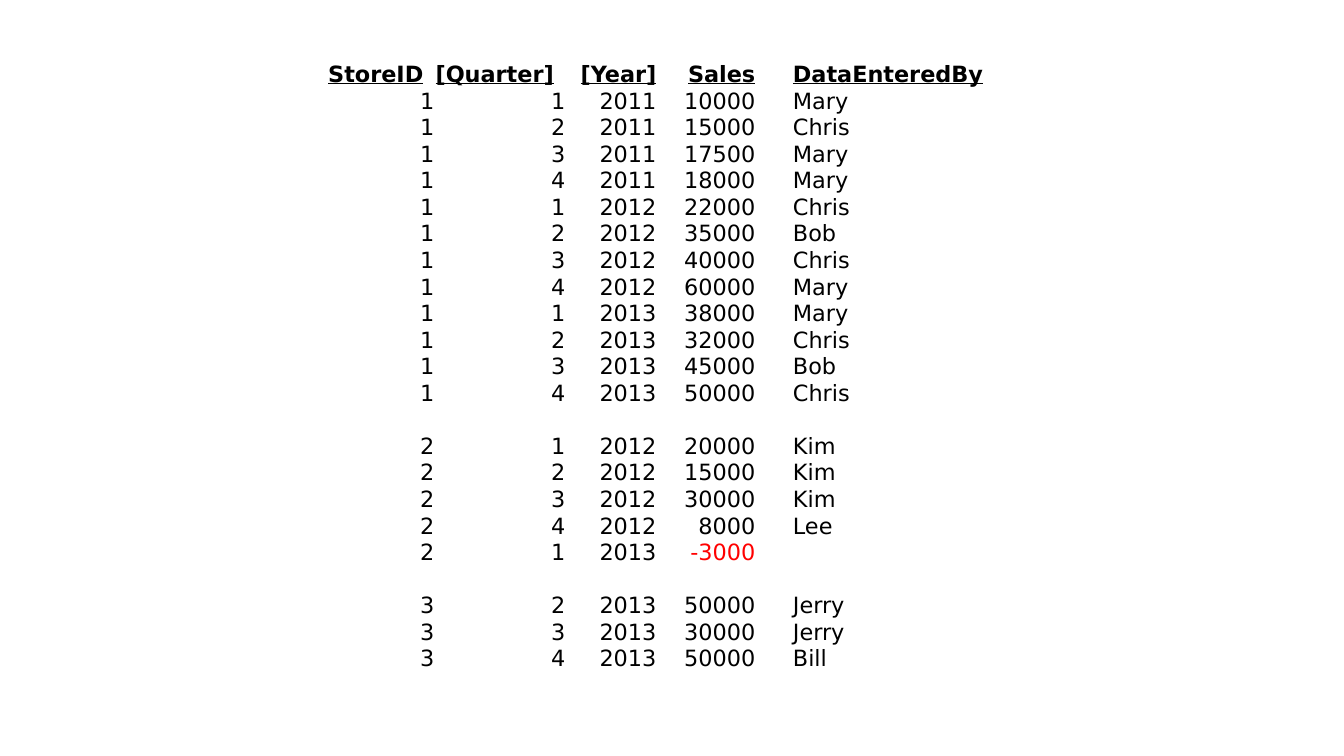
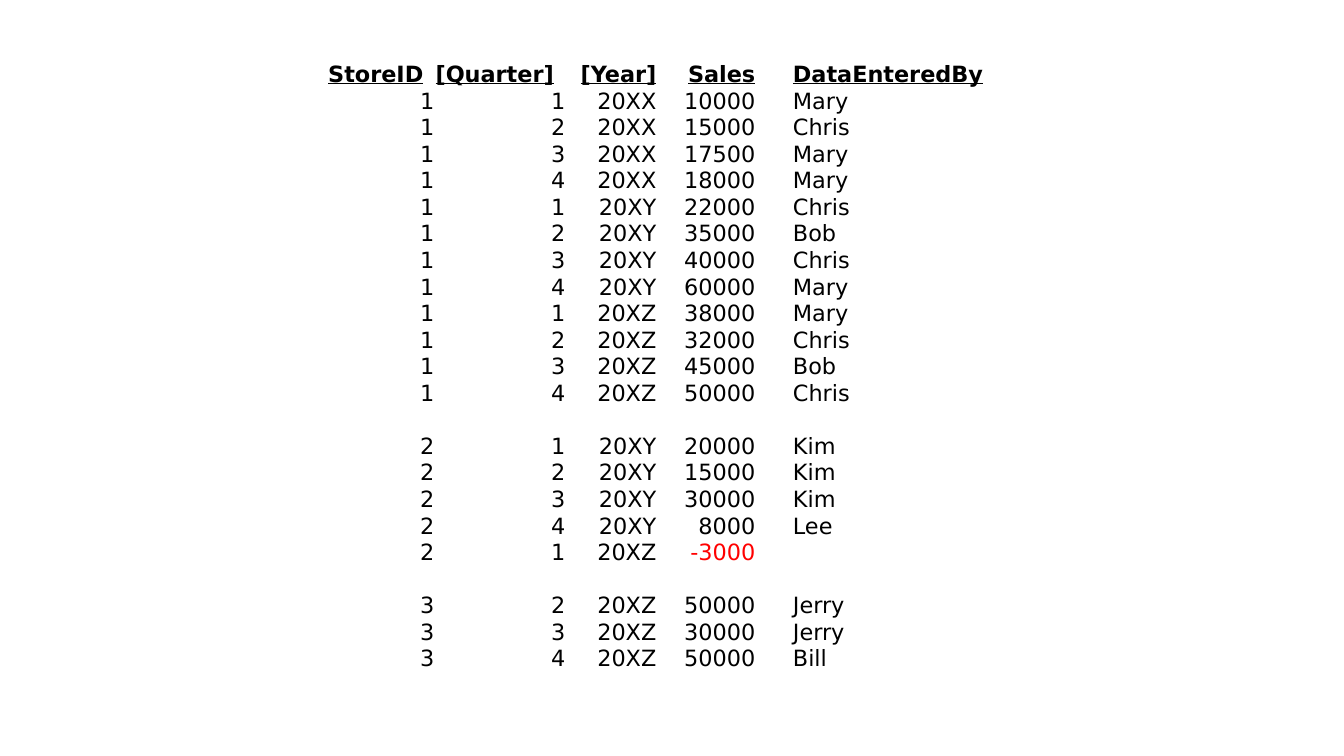
Before and after one commit to jbfoushee/MyPresentations, a slide deck: slide 23 of TSQL_Pivot_Operators/T-SQL Pivot Clause v6.pptx. Drawn at 1344x756 pixels with LibreOffice and Linux fonts; fonts in the diff are those of the drawing. Boxes give left, top, right and bottom in pixels: in the first picture for what was removed or moved away, otherwise in the second. Text is boxed around its words. In the diff, an @@ line names an element or a change of style, - is before the commit and + after.

```diff
--- a/TSQL_Pivot_Operators/T-SQL Pivot Clause v6.pptx
+++ b/TSQL_Pivot_Operators/T-SQL Pivot Clause v6.pptx
@@ table at box(328, 62, 1097, 695) @@
-row 2, column 3: 2011
+row 2, column 3: 20XX
-row 3, column 3: 2011
+row 3, column 3: 20XX
-row 4, column 3: 2011
+row 4, column 3: 20XX
-row 5, column 3: 2011
+row 5, column 3: 20XX
-row 6, column 3: 2012
+row 6, column 3: 20XY
-row 7, column 3: 2012
+row 7, column 3: 20XY
-row 8, column 3: 2012
+row 8, column 3: 20XY
-row 9, column 3: 2012
+row 9, column 3: 20XY
-row 10, column 3: 2013
+row 10, column 3: 20XZ
-row 11, column 3: 2013
+row 11, column 3: 20XZ
-row 12, column 3: 2013
+row 12, column 3: 20XZ
-row 13, column 3: 2013
+row 13, column 3: 20XZ
-row 15, column 3: 2012
+row 15, column 3: 20XY
-row 16, column 3: 2012
+row 16, column 3: 20XY
-row 17, column 3: 2012
+row 17, column 3: 20XY
-row 18, column 3: 2012
+row 18, column 3: 20XY
-row 19, column 3: 2013
+row 19, column 3: 20XZ
-row 21, column 3: 2013
+row 21, column 3: 20XZ
-row 22, column 3: 2013
+row 22, column 3: 20XZ
-row 23, column 3: 2013
+row 23, column 3: 20XZ
```
Also in this commit, not shown: 17 other slides changed, 29 slides added, 2 slides removed, 6 other files.
